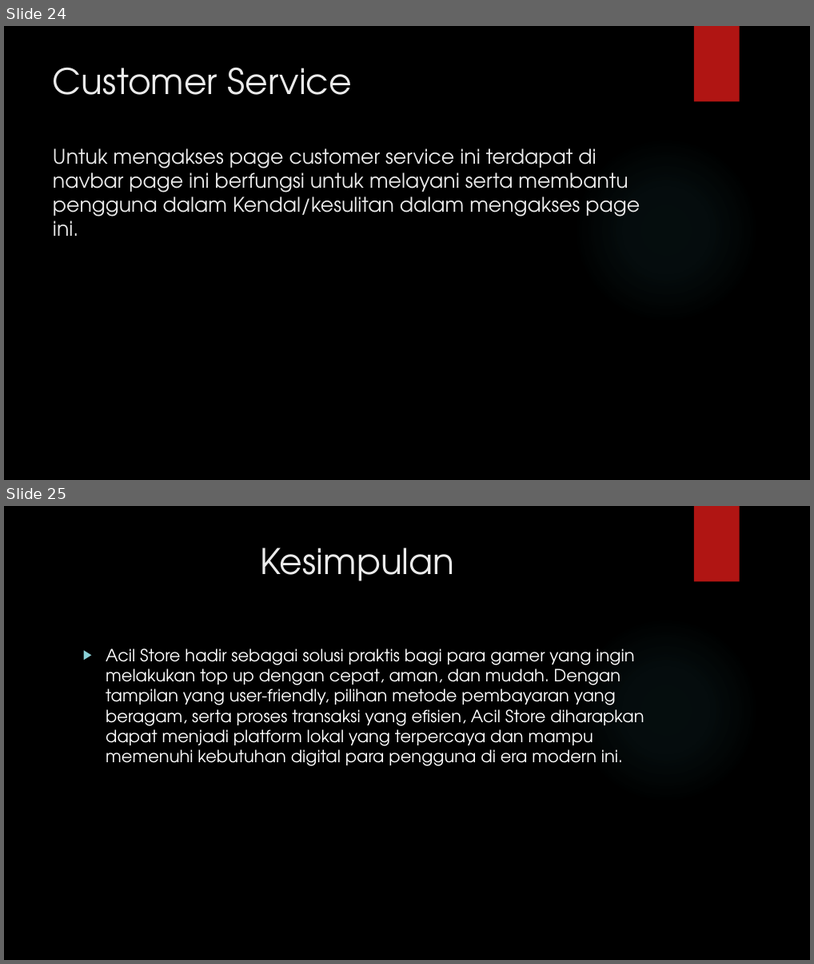
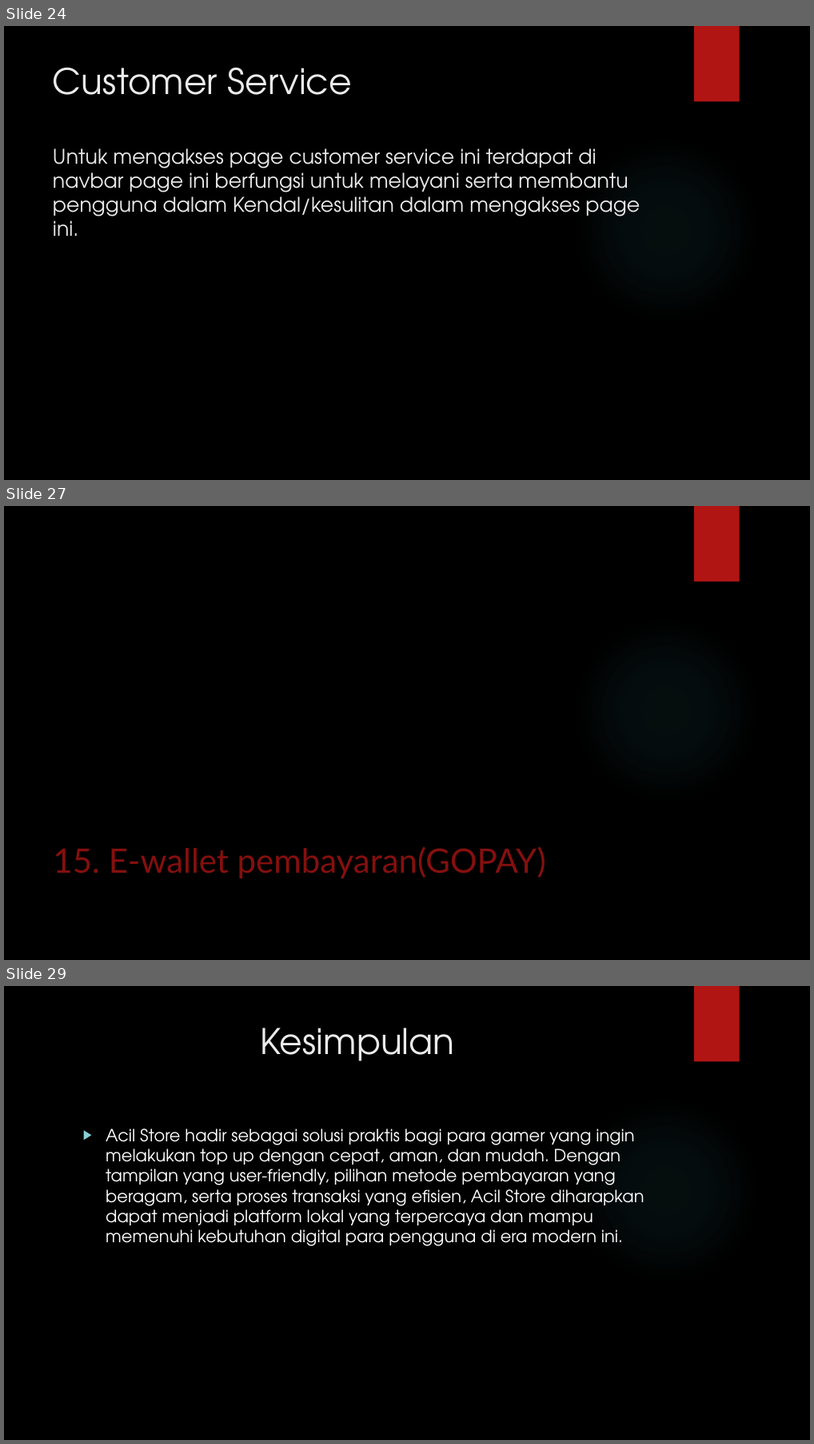
Before and after one commit to pedee13/kelompok3-X-TJKT, a slide deck: laporan ppt/Kelompok 3.pptx. Shown one above the other, each under a label of ours: slides 24 and 25 before the commit, slides 24, 27 and 29 after it; the slides between them are not shown. The pictures are 814x964 and 814x1444 pixels, drawn with LibreOffice and Linux fonts; fonts in the diff are those of the drawing; background and template pictures are left out. Boxes give left, top, right and bottom in pixels: in the first picture for what was removed or moved away, otherwise in the second. Text is boxed around its words. In the diff, an @@ line names an element or a change of style, - is before the commit and + after.

```diff
--- a/laporan ppt/Kelompok 3.pptx
+++ b/laporan ppt/Kelompok 3.pptx
@@ slide 27 added at bbox=[4, 506, 810, 960], background picture (left out); not listed: 2 template elements that a slide beside it also shows @@
@@ title added at bbox=[53, 847, 546, 878], 40 pt, text #84100E @@
+15. E-wallet pembayaran(GOPAY)
@@ what was slide 25 is now slide 29 @@
```
Also in this commit, not shown: 1 slide changed, 3 other slides added, 9 other files.
